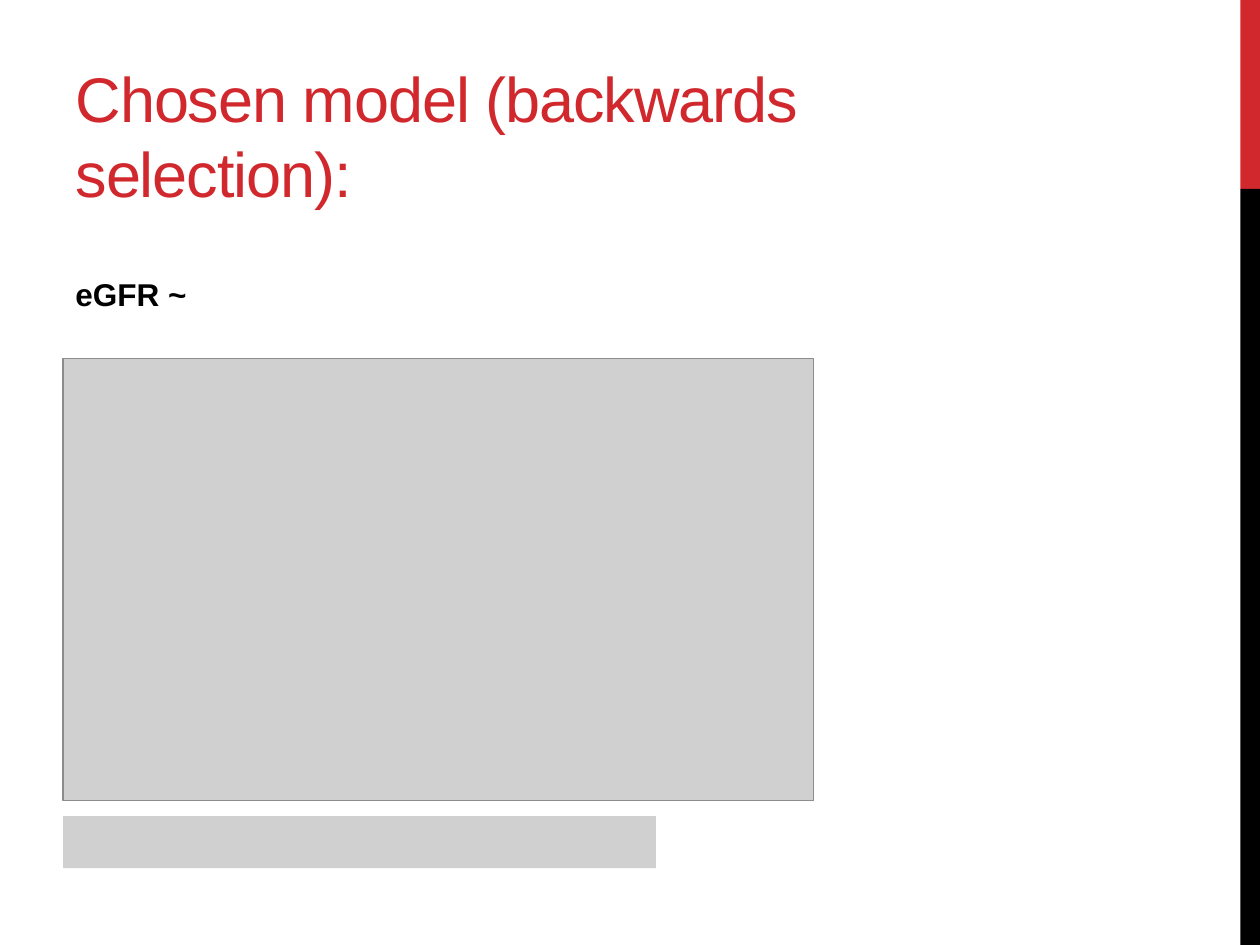
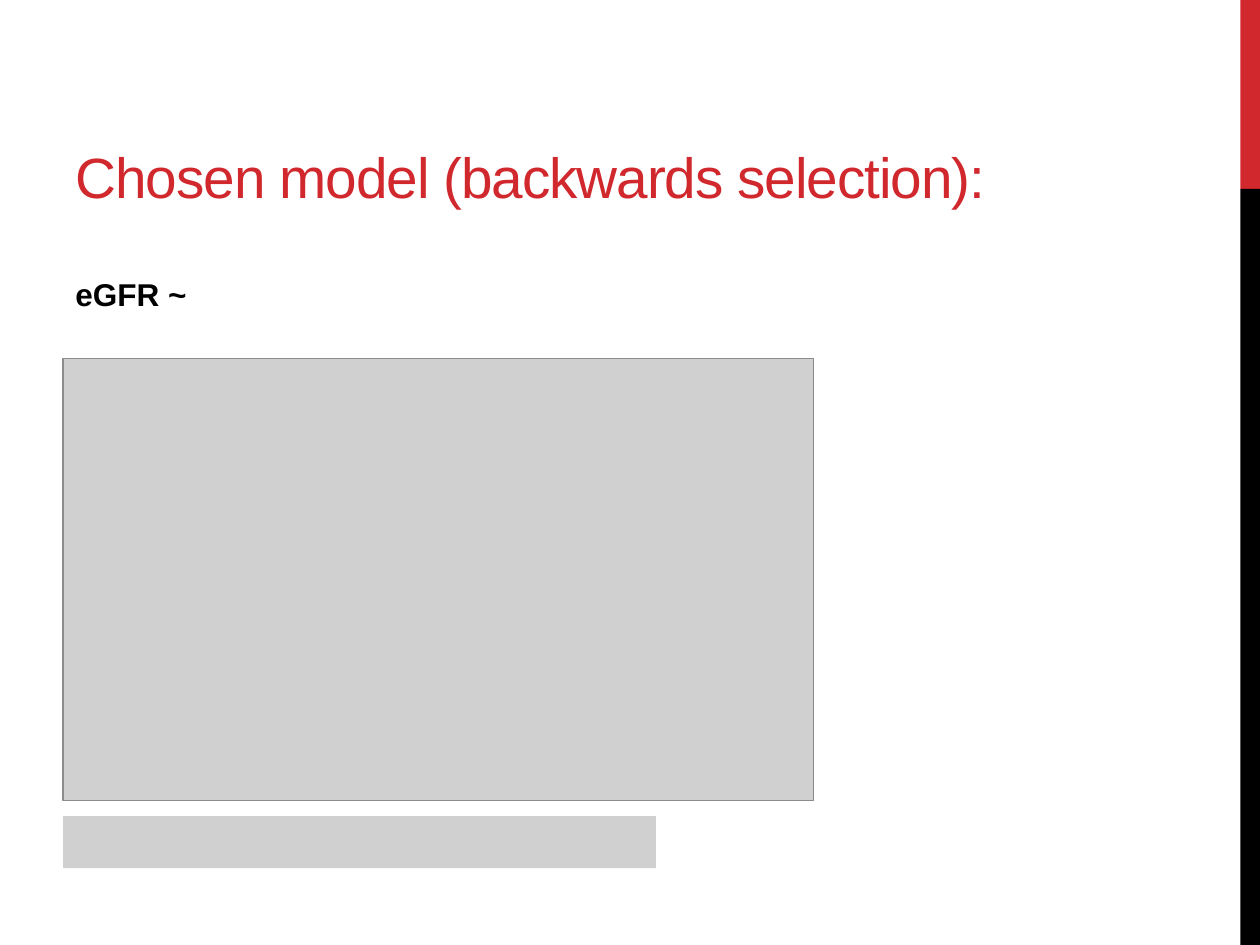
Before and after one commit to hertlen/bdsi16ehr, a slide deck: slide 4 of Final Powerpoint Slides.pptx. Drawn at 1260x945 pixels with LibreOffice and Linux fonts; fonts in the diff are those of the drawing; grey boxes stand for pictures. Boxes give left, top, right and bottom in pixels: in the first picture for what was removed or moved away, otherwise in the second. Text is boxed around its words. In the diff, an @@ line names an element or a change of style, - is before the commit and + after.

```diff
--- a/Final Powerpoint Slides.pptx
+++ b/Final Powerpoint Slides.pptx
@@ title "Chosen model (backwards selection):" at (76, 157, 986, 209): size 36 to 32.4 pt @@
```
Also in this commit, not shown: 1 other slide changed.
